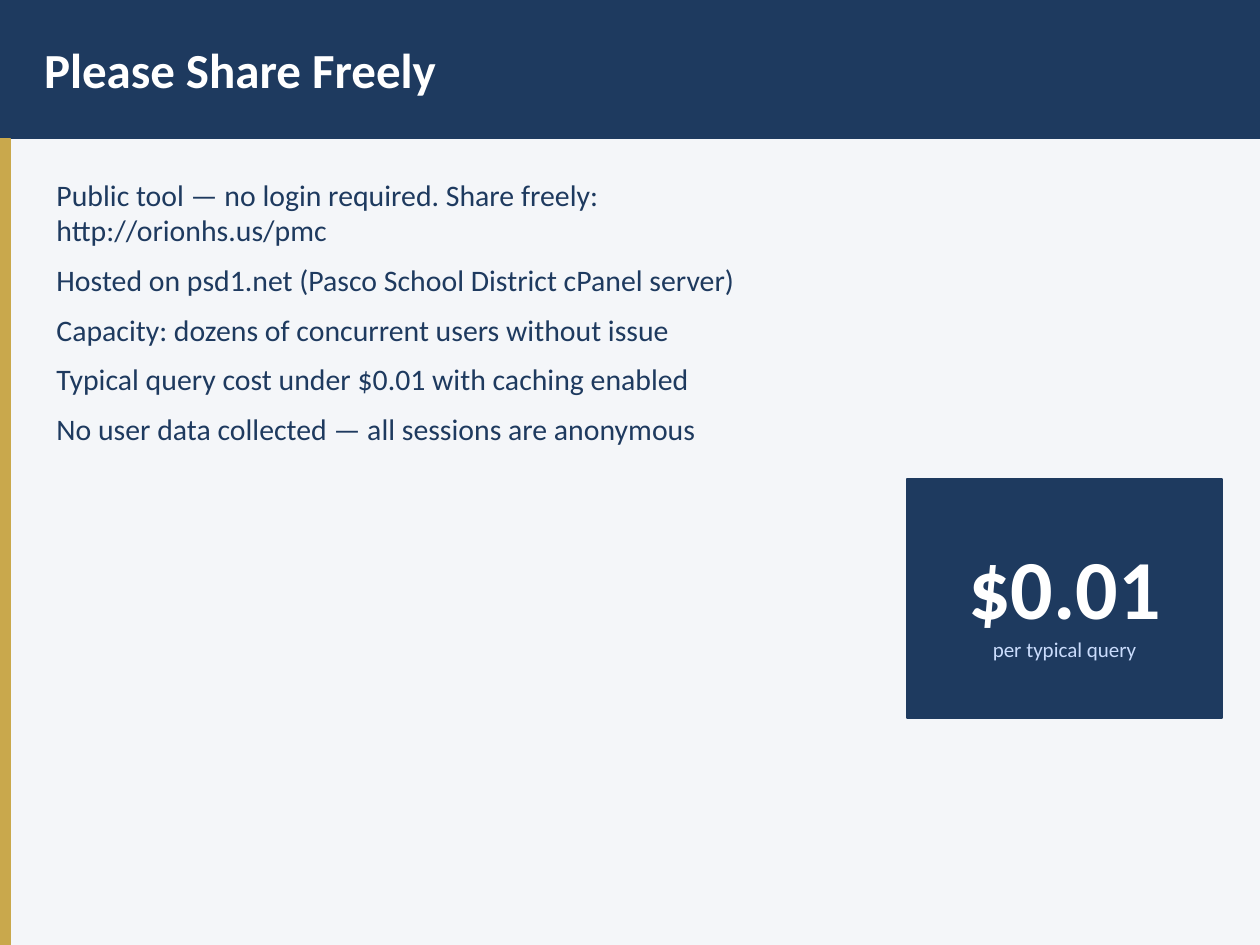
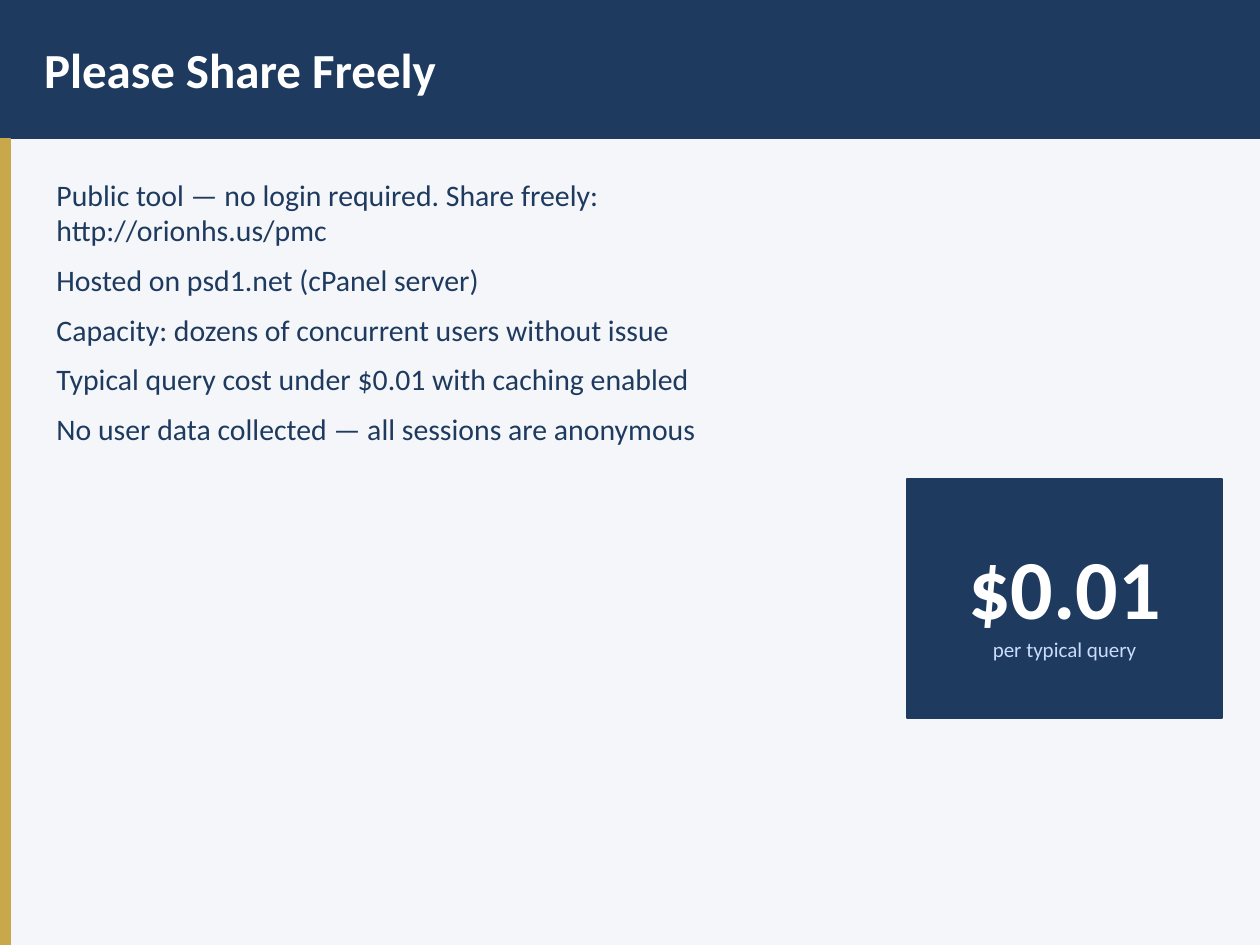
Before and after one commit to jweisenfeld/AI, a slide deck: slide 2 of pmc1/PMC-AI-Technical-Overview.pptx. Drawn at 1260x945 pixels with LibreOffice and Linux fonts; fonts in the diff are those of the drawing. Boxes give left, top, right and bottom in pixels: in the first picture for what was removed or moved away, otherwise in the second. Text is boxed around its words. In the diff, an @@ line names an element or a change of style, - is before the commit and + after.

```diff
--- a/pmc1/PMC-AI-Technical-Overview.pptx
+++ b/pmc1/PMC-AI-Technical-Overview.pptx
@@ text at (x1=56, y1=269, x2=479, y2=296): text changed @@
-Hosted on psd1.net (Pasco School District cPanel server)
+Hosted on psd1.net (cPanel server)
```
Also in this commit, not shown: 2 other slides changed.
